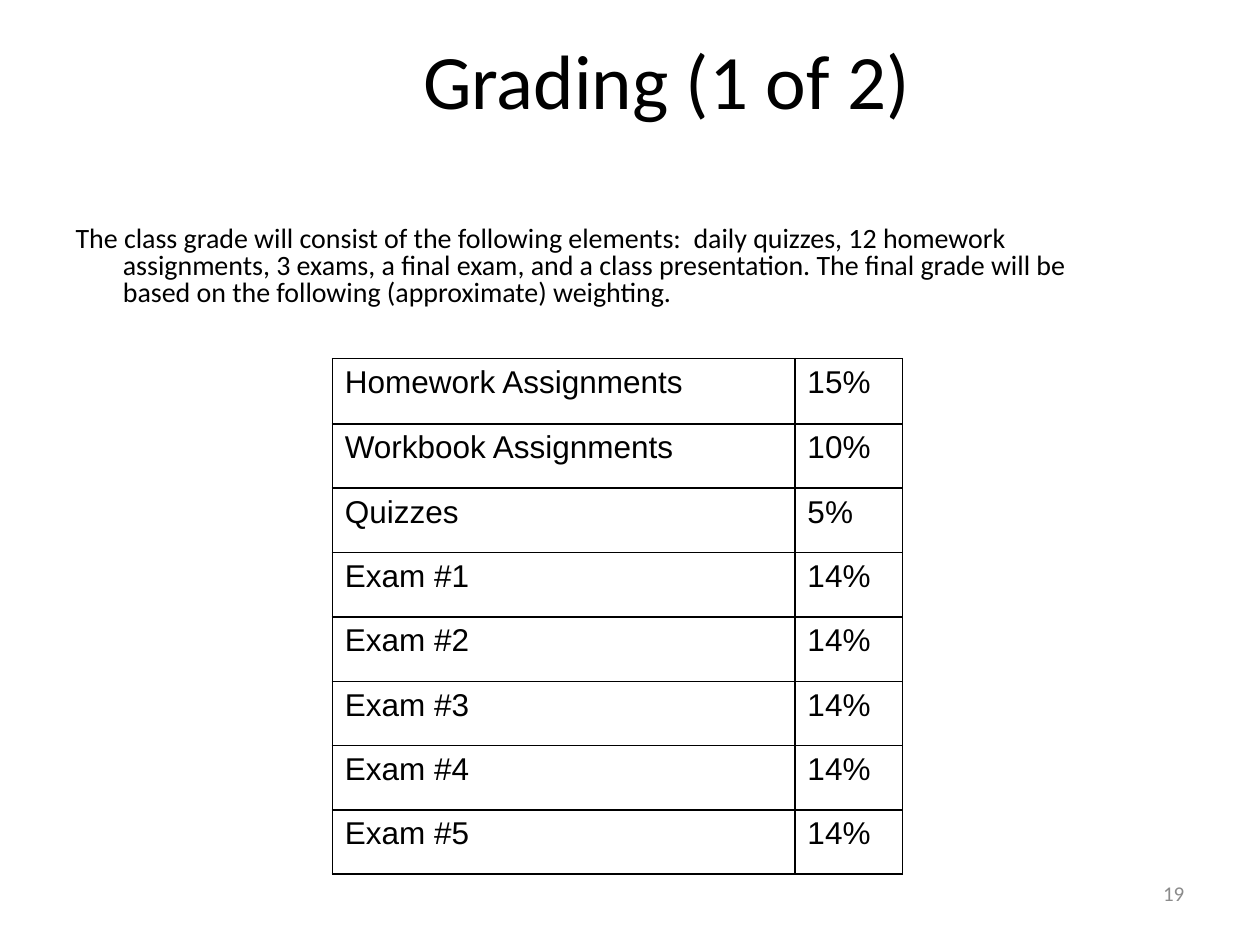
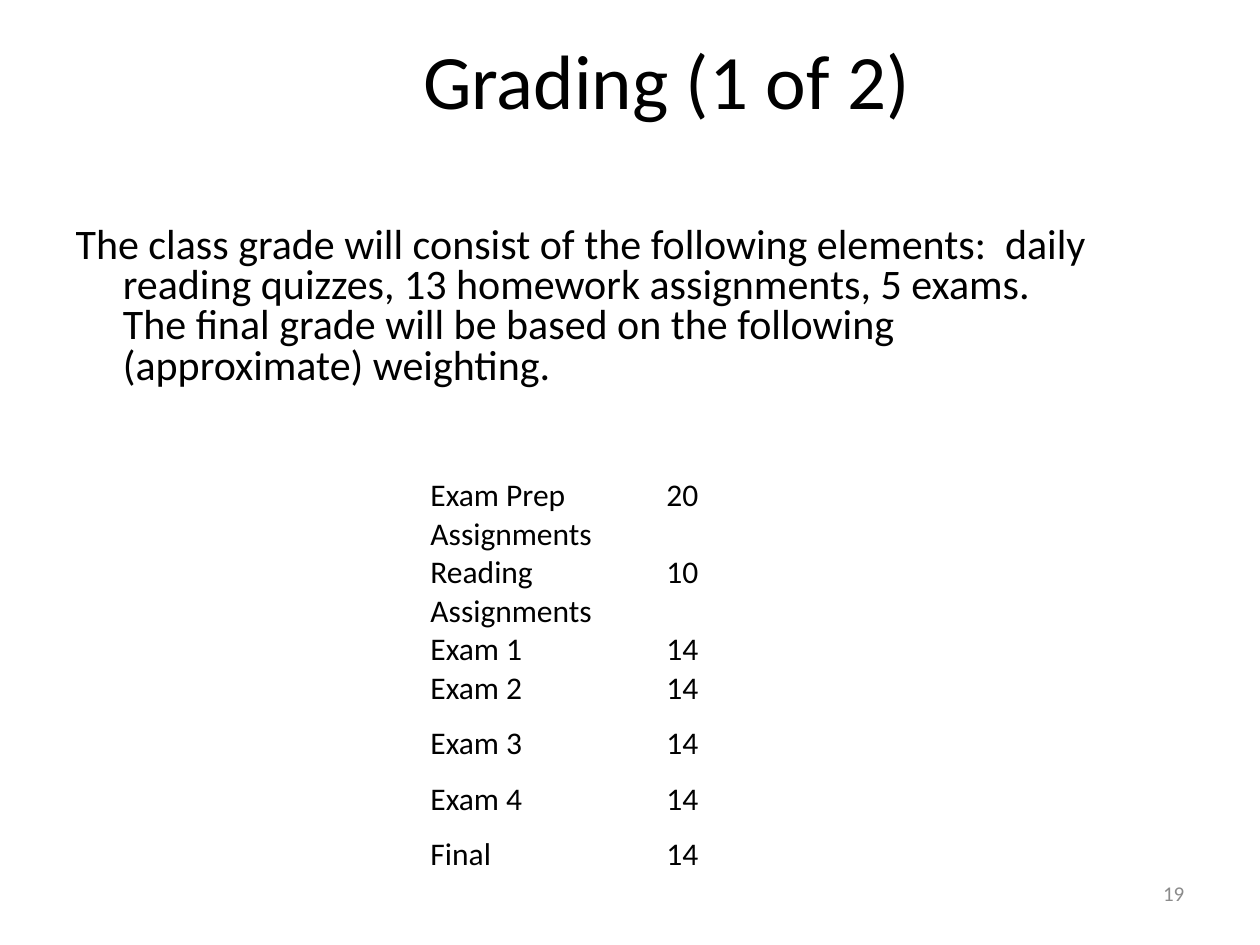
Before and after one commit to rtlines/PH223-Engineering-Physics, a slide deck: slide 19 of Slides/PH223_Lecture_01.pptx. Drawn at 1260x945 pixels with LibreOffice and Linux fonts; fonts in the diff are those of the drawing. Boxes give left, top, right and bottom in pixels: in the first picture for what was removed or moved away, otherwise in the second. Text is boxed around its words. In the diff, an @@ line names an element or a change of style, - is before the commit and + after.

```diff
--- a/Slides/PH223_Lecture_01.pptx
+++ b/Slides/PH223_Lecture_01.pptx
@@ text at box(76, 229, 1085, 388): text changed; size 16 to 24 pt @@
-The class grade will consist of the following elements: daily quizzes, 12 homework assignments, 3 exams, a final exam, and a class presentation. The final grade will be based on the following (approximate) weighting.
+The class grade will consist of the following elements: daily reading quizzes, 13 homework assignments, 5 exams. The final grade will be based on the following (approximate) weighting.
@@ table at box(431, 476, 722, 888) @@
-row 1: Homework Assignments | 15%
-row 2: Workbook Assignments | 10%
-row 3: Quizzes | 5%
-row 4: Exam #1 | 14%
-row 5: Exam #2 | 14%
-row 6: Exam #3 | 14%
-row 7: Exam #4 | 14%
-row 8: Exam #5 | 14%
+row 1: Exam Prep Assignments | 20
+row 2: Reading Assignments | 10
+row 3: Exam 1 | 14
+row 4: Exam 2 | 14
+row 5: Exam 3 | 14
+row 6: Exam 4 | 14
+row 7: Final | 14
@@ table: place and size @@
-table at box(333, 359, 903, 874)
+table at box(431, 476, 722, 888)
```
Also in this commit, not shown: 9 other slides changed, 5 other files.
